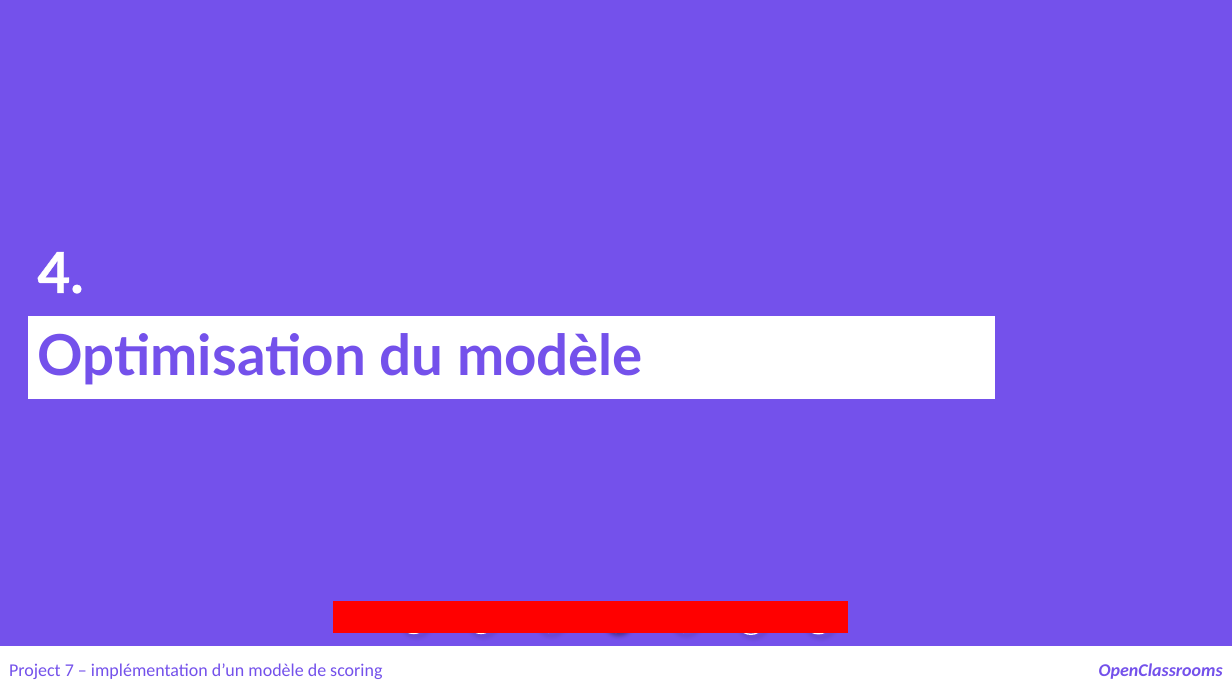
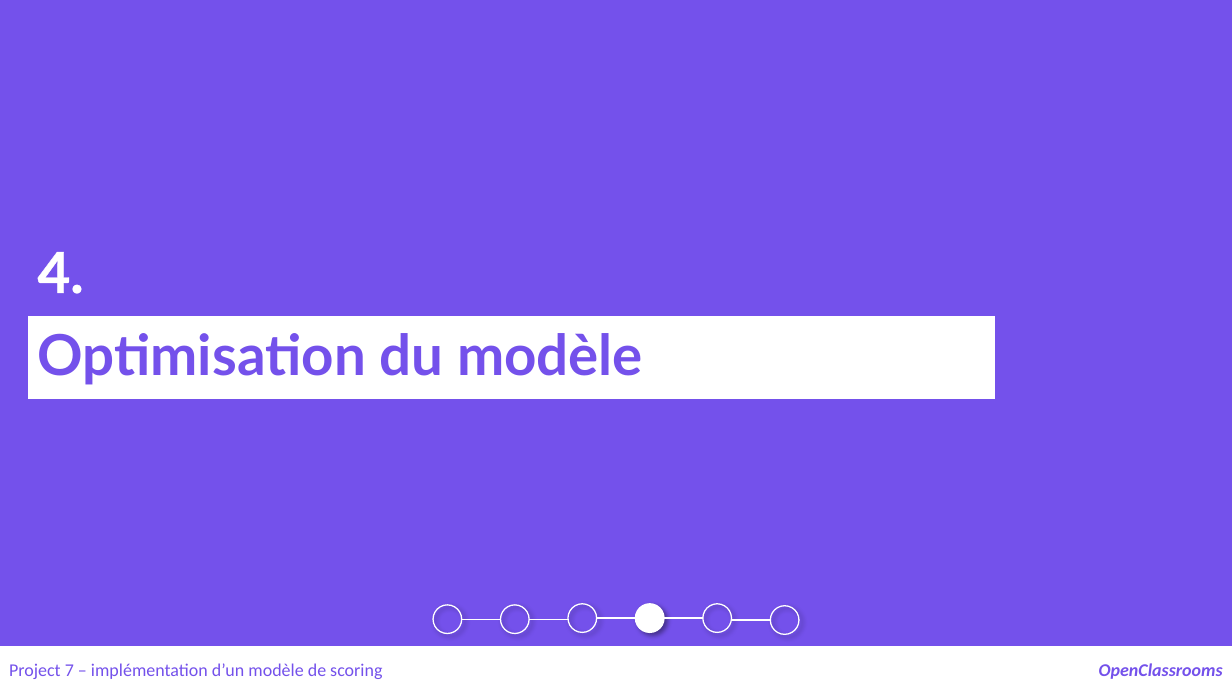
Before and after one commit to samirhinojosa/OC-P7-IMPLEMENT-A-SCORING-MODEL, a slide deck: slide 10 of supports/P7_presentation_final.pptx. Drawn at 1232x693 pixels with LibreOffice and Linux fonts; fonts in the diff are those of the drawing. Boxes give left, top, right and bottom in pixels: in the first picture for what was removed or moved away, otherwise in the second. Text is boxed around its words. In the diff, an @@ line names an element or a change of style, - is before the commit and + after.

```diff
--- a/supports/P7_presentation_final.pptx
+++ b/supports/P7_presentation_final.pptx
@@ rectangle removed at (334, 602, 848, 633) @@
@@ ellipse: place and size @@
-ellipse at (467, 605, 495, 634)
+ellipse at (433, 605, 462, 634)
@@ group added at (462, 618, 771, 620): 5 lines @@
@@ ellipse: place and size @@
-ellipse at (399, 605, 428, 634)
+ellipse at (501, 605, 530, 634)
@@ 4 ellipses: place and size @@
-4 ellipses at (534, 604, 765, 635)
+4 ellipses at (568, 604, 799, 635)
@@ ellipse removed at (804, 605, 833, 634) @@
```
Also in this commit, not shown: 13 other slides changed, 1 slide added, 2 other files.
